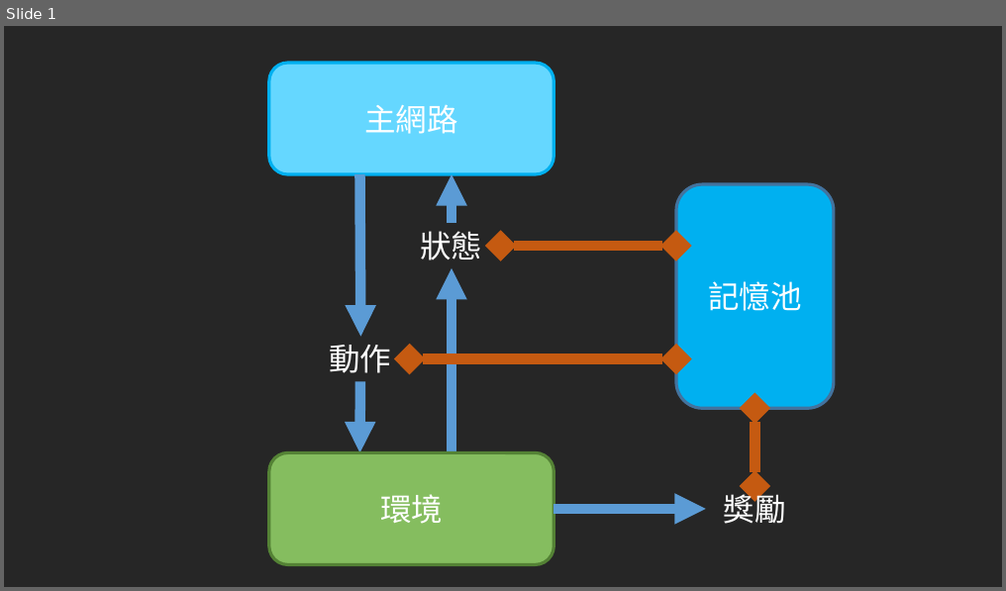
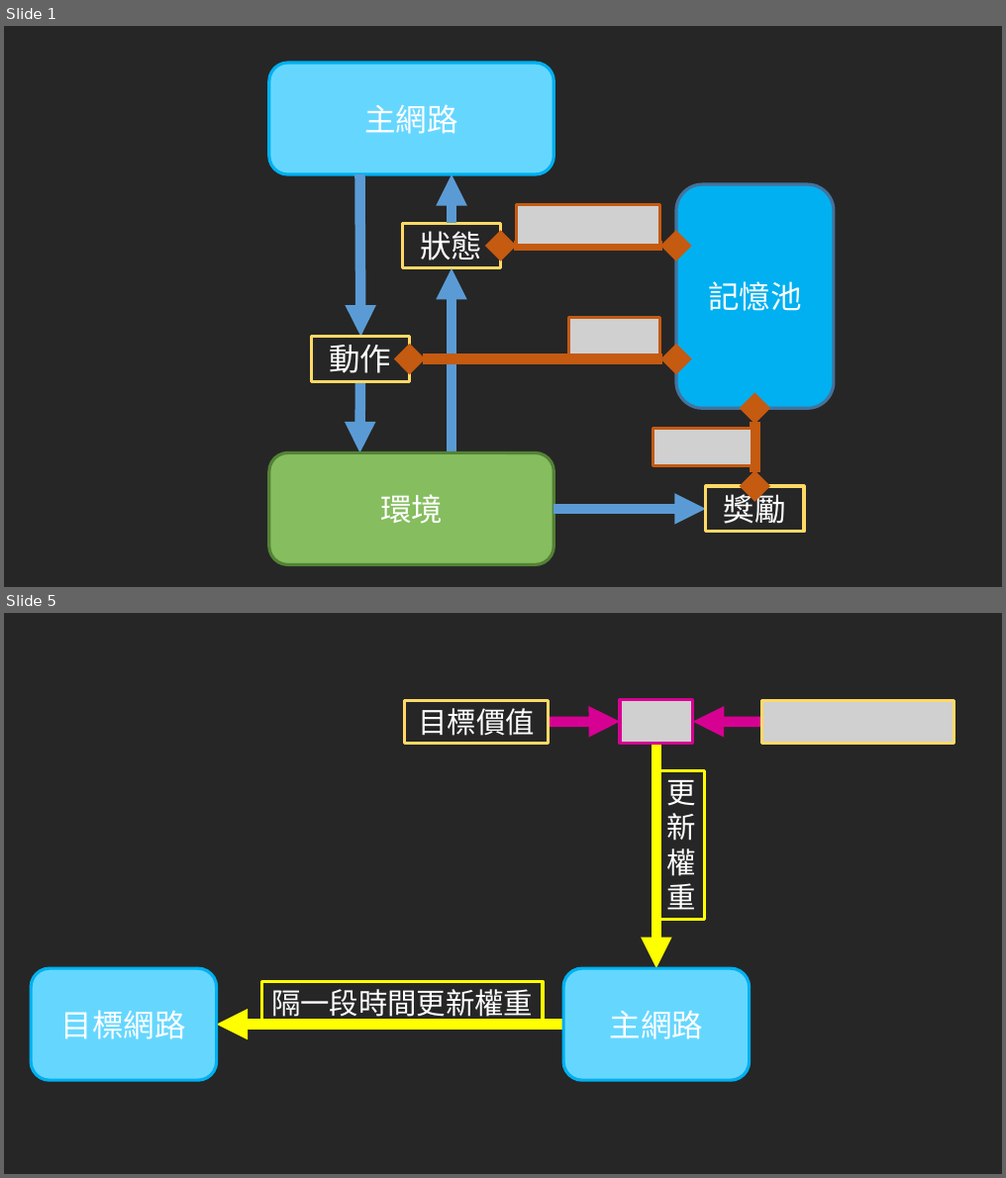
Before and after one commit to toonnyy8/PPT, a slide deck: AI-of-FTG/圖片.pptx. Shown one above the other, each under a label of ours: slide 1 before the commit, slides 1 and 5 after it; the slides between them are not shown. The pictures are 1006x591 and 1006x1178 pixels, drawn with LibreOffice and Linux fonts; fonts in the diff are those of the drawing; grey boxes stand for pictures. Boxes give left, top, right and bottom in pixels: in the first picture for what was removed or moved away, otherwise in the second. Text is boxed around its words. In the diff, an @@ line names an element or a change of style, - is before the commit and + after.

```diff
--- a/AI-of-FTG/圖片.pptx
+++ b/AI-of-FTG/圖片.pptx
@@ slide 5 added at (x1=4, y1=613, x2=1002, y2=1174), background #262626 @@
@@ rectangle added at (x1=405, y1=700, x2=549, y2=744), outline #FFD966 3 pt, 28 pt, text #FFFFFF @@
+目標價值
@@ picture added at (x1=620, y1=700, x2=693, y2=744) @@
@@ picture added at (x1=762, y1=700, x2=954, y2=744) @@
@@ arrow added from (548, 722) to (620, 722), #D60093 10 pt @@
@@ arrow added from (762, 722) to (693, 722), #D60093 10 pt @@
@@ arrow added from (656, 744) to (656, 968), #FFFF00 10 pt @@
@@ rectangle added at (x1=657, y1=771, x2=706, y2=920), outline #FFFF00 3 pt, 28 pt, text #FFFFFF @@
+更新權重
@@ rounded rectangle added at (x1=31, y1=968, x2=217, y2=1080), fill #65D7FF, outline #00B0F0 3 pt, 30 pt, text #FFFFFF @@
+目標網路
@@ rounded rectangle added at (x1=564, y1=968, x2=749, y2=1080), fill #65D7FF, outline #00B0F0 3 pt, 30 pt, text #FFFFFF @@
+主網路
@@ rectangle added at (x1=262, y1=982, x2=543, y2=1025), outline #FFFF00 3 pt, 28 pt, text #FFFFFF @@
+隔一段時間更新權重
@@ arrow added from (564, 1025) to (217, 1025), #FFFF00 10 pt @@
@@ slide 1 changed as well @@
@@ picture added at (x1=517, y1=205, x2=660, y2=246) @@
@@ picture added at (x1=568, y1=318, x2=660, y2=356) @@
@@ picture added at (x1=653, y1=429, x2=752, y2=467) @@
@@ 3 rectangles moved together from (x1=329, y1=231, x2=786, y2=524) to (x1=311, y1=223, x2=804, y2=532) @@
@@ outline none to #FFD966 3 pt in 3 elements at (x1=402, y1=223, x2=500, y2=269), (x1=311, y1=337, x2=409, y2=382), (x1=706, y1=486, x2=804, y2=532) @@
```
Also in this commit, not shown: 1 other slide changed, 2 other slides added.
